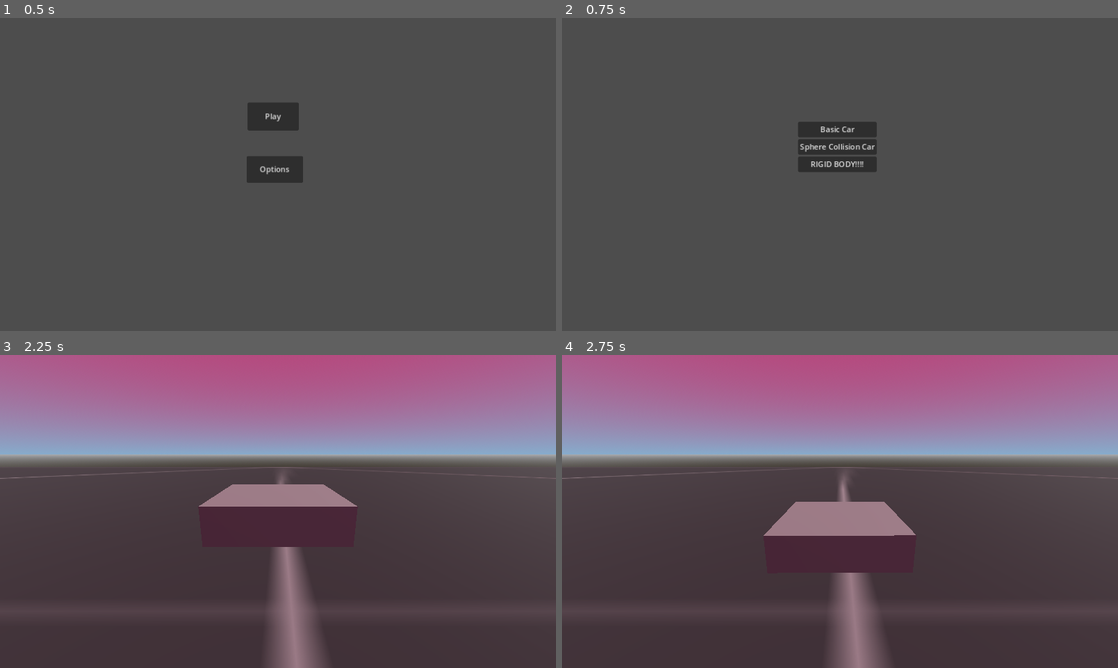
Above: before the commit, frames 1-4 (two rows, left to right).
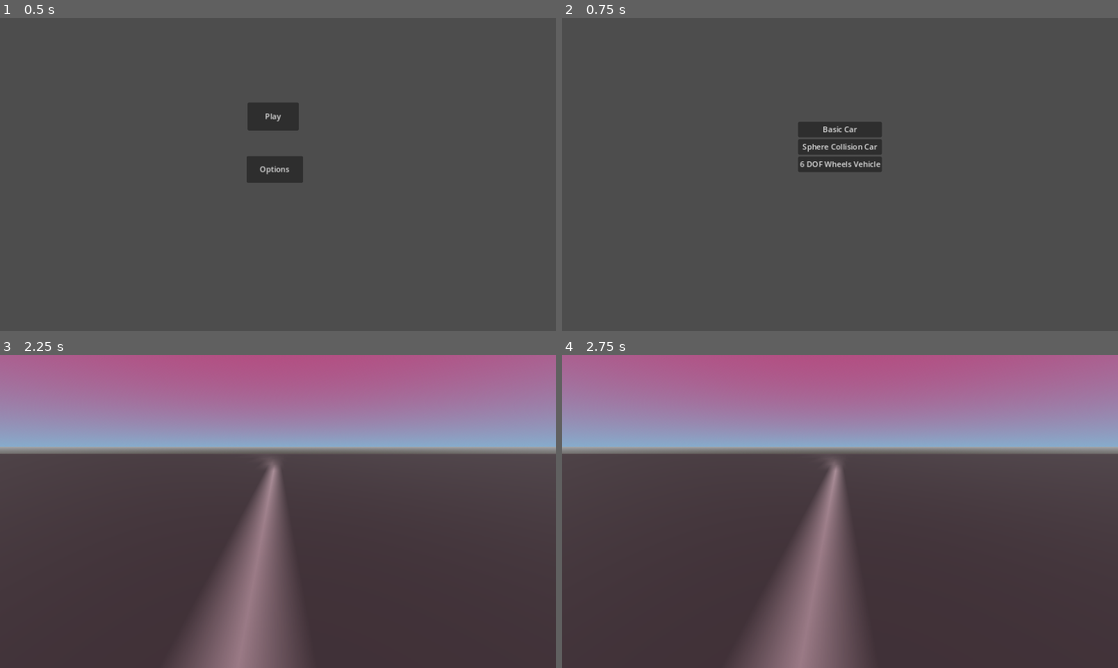
Above: after the commit, the same moments.

Repository: Dgarc359/driving-demo-01
Game: Godot game, scene res://scenes/main.tscn
Same seed, same stepped clock (60 frames per second), same inputs: the game is played once before the commit and once after it.
Inputs (mouse positions are in pixels of both pictures, inside the frame that each line leads up to):
- Up to frame 1 (0.5 s): no input
- Up to frame 2 (0.75 s): click "Play" at 0.5 s
- Up to frame 3 (2.25 s): click (278, 502) at 1.25 s, where only the run after the commit has a clickable "6 DOF Wheels Vehicle"; click "Parking Lot" at 2 s
- Up to frame 4 (2.75 s): no input

Frame 1 is identical in both runs. In frame 2, 0.5% of the frame differs, in the area x 42-58%, y 33-50%; in frame 3, 14%; in frame 4, 15%, in the area x 0-100%, y 29-100%.

Commit message:
update rigid car so far and add camera to main car

Diff:
--- a/assets/resources/initial_config.tres
+++ b/assets/resources/initial_config.tres
@@ -6,9 +6,9 @@
 [ext_resource type="Script" path="res://scripts/selectable_vehicle.gd" id="3_ye8yw"]
 [ext_resource type="Resource" uid="uid://beprywepenvya" path="res://assets/resources/vehicles/initial_car_implementation.tres" id="4_etiht"]
 [ext_resource type="Resource" uid="uid://bltlivuj7m7d2" path="res://assets/resources/vehicles/sphere_collision_box_car.tres" id="5_m2xrj"]
-[ext_resource type="Resource" uid="uid://5sai0wlatrn0" path="res://assets/resources/vehicles/rigid_body.tres" id="6_wfsxr"]
+[ext_resource type="Resource" uid="uid://c5tdm1wto0y84" path="res://assets/resources/vehicles/6_dof_vehicle.tres" id="6_2a7ki"]
 
 [resource]
 script = ExtResource("1_elm6f")
 available_maps = Array[PackedScene]([ExtResource("2_r60cp"), ExtResource("1_agckq")])
-available_vehicles = Array[ExtResource("3_ye8yw")]([ExtResource("4_etiht"), ExtResource("5_m2xrj"), ExtResource("6_wfsxr")])
+available_vehicles = Array[ExtResource("3_ye8yw")]([ExtResource("4_etiht"), ExtResource("5_m2xrj"), ExtResource("6_2a7ki")])
--- /dev/null
+++ b/assets/resources/vehicles/6_dof_vehicle.tres
@@ -0,0 +1,10 @@
+[gd_resource type="Resource" script_class="SelectableVehicle" load_steps=3 format=3 uid="uid://c5tdm1wto0y84"]
+
+[ext_resource type="Script" path="res://scripts/selectable_vehicle.gd" id="1_g81uc"]
+[ext_resource type="PackedScene" uid="uid://kv088k6lqa8u" path="res://scenes/vehicles/six_dof_vehicle_controller.tscn" id="2_07fk1"]
+
+[resource]
+script = ExtResource("1_g81uc")
+display_name = "6 DOF Wheels Vehicle"
+description = ""
+vehicle_scene = ExtResource("2_07fk1")
--- a/scenes/parking_lot.tscn
+++ b/scenes/parking_lot.tscn
@@ -6,7 +6,15 @@
 [sub_resource type="StandardMaterial3D" id="StandardMaterial3D_3253l"]
 albedo_texture = ExtResource("2_llr5c")
 
+[sub_resource type="PhysicsMaterial" id="PhysicsMaterial_bbiep"]
+friction = 0.5
+
 [node name="parking-lot" instance=ExtResource("1_kupce")]
 
 [node name="Cube" parent="." index="0"]
+layers = 3
 material_override = SubResource("StandardMaterial3D_3253l")
+
+[node name="StaticBody3D" parent="Cube" index="0"]
+collision_layer = 3
+physics_material_override = SubResource("PhysicsMaterial_bbiep")
--- a/scenes/vehicles/car-controller.tscn
+++ b/scenes/vehicles/car-controller.tscn
@@ -12,17 +12,20 @@
 radius = 0.2772
 height = 1.07965
 
-[node name="Car-controller" type="CharacterBody3D"]
+[node name="Car-controller" type="CharacterBody3D" node_paths=PackedStringArray("pivot")]
 transform = Transform3D(1, 0, -1.39091e-08, 0, 1, 0, 1.39091e-08, 0, 1, 0, 0, 0)
 script = ExtResource("1_ydyb0")
 s = SubResource("Curve_wimb7")
+pivot = NodePath("CameraOrigin")
 
 [node name="CollisionShape3D" type="CollisionShape3D" parent="."]
 transform = Transform3D(-2.88103e-08, -1, 6.70552e-08, 0, 6.70552e-08, 1, -1, 2.88103e-08, -9.32677e-16, 0, 0.243695, 0)
 shape = SubResource("CapsuleShape3D_thmew")
 
-[node name="Camera3D" type="Camera3D" parent="."]
-transform = Transform3D(-2.85839e-08, -0.173648, 0.984808, -2.58756e-09, 0.984808, 0.173648, -1, 2.41529e-09, -2.8599e-08, 2.39152, 1.6114, -3.32639e-08)
+[node name="CameraOrigin" type="Node3D" parent="."]
+
+[node name="Camera3D" type="Camera3D" parent="CameraOrigin"]
+transform = Transform3D(-2.85839e-08, -0.173648, 0.984808, -2.58756e-09, 0.984808, 0.173648, -1, 2.41529e-09, -2.8599e-08, 3.06275, 2.21334, -4.26001e-08)
 
 [node name="vehicle-suv3" parent="." instance=ExtResource("2_na47f")]
 
--- a/scenes/vehicles/rigid_body_controller.tscn
+++ b/scenes/vehicles/rigid_body_controller.tscn
@@ -1,7 +1,6 @@
-[gd_scene load_steps=6 format=3 uid="uid://unnxntlps2q8"]
+[gd_scene load_steps=5 format=3 uid="uid://unnxntlps2q8"]
 
 [ext_resource type="Script" path="res://scripts/rigid_car.gd" id="1_qn6jt"]
-[ext_resource type="Script" path="res://scripts/wheel_ray_cast_2.gd" id="2_s08y1"]
 [ext_resource type="Script" path="res://scripts/free_look_camera.gd" id="3_fhdvg"]
 
 [sub_resource type="BoxShape3D" id="BoxShape3D_qv666"]
@@ -19,22 +18,6 @@
 transform = Transform3D(1, 0, 0, 0, 1, 0, 0, 0, 1, 0, 0.420106, 0)
 shape = SubResource("BoxShape3D_qv666")
 
-[node name="WheelBR" type="RayCast3D" parent="RigidBody3D" groups=["logger"]]
-transform = Transform3D(1, 0, 0, 0, 1, 0, 0, 0, 1, 0.496068, 0.315577, 0.497245)
-script = ExtResource("2_s08y1")
-
-[node name="WheelFR" type="RayCast3D" parent="RigidBody3D"]
-transform = Transform3D(1, 0, 0, 0, 1, 0, 0, 0, 1, 0.49687, 0.315577, -0.497011)
-script = ExtResource("2_s08y1")
-
-[node name="WheelFL" type="RayCast3D" parent="RigidBody3D"]
-transform = Transform3D(1, 0, 0, 0, 1, 0, 0, 0, 1, -0.49051, 0.315577, -0.492584)
-script = ExtResource("2_s08y1")
-
-[node name="WheelBL" type="RayCast3D" parent="RigidBody3D"]
-transform = Transform3D(1, 0, 0, 0, 1, 0, 0, 0, 1, -0.495807, 0.315577, 0.503268)
-script = ExtResource("2_s08y1")
-
 [node name="MeshInstance3D" type="MeshInstance3D" parent="RigidBody3D"]
 transform = Transform3D(1, 0, 0, 0, 0.275184, 0, 0, 0, 1, 0, 0.425458, 0)
 layers = 2
--- /dev/null
+++ b/scenes/vehicles/rigid_wheel.tscn
@@ -0,0 +1,21 @@
+[gd_scene load_steps=3 format=3 uid="uid://b00uwlb22ohhm"]
+
+[sub_resource type="CylinderShape3D" id="CylinderShape3D_qqjj6"]
+height = 0.173275
+radius = 0.219793
+
+[sub_resource type="CylinderMesh" id="CylinderMesh_54jxr"]
+top_radius = 0.22
+bottom_radius = 0.22
+height = 0.173
+
+[node name="RigidBody3D" type="RigidBody3D"]
+transform = Transform3D(1, 0, 0, 0, 1, -2.0845e-22, 0, -1.96544e-22, 1, 0, 2.98023e-08, 0.519828)
+lock_rotation = true
+freeze_mode = 1
+
+[node name="CollisionShape3D" type="CollisionShape3D" parent="."]
+shape = SubResource("CylinderShape3D_qqjj6")
+
+[node name="MeshInstance3D" type="MeshInstance3D" parent="."]
+mesh = SubResource("CylinderMesh_54jxr")
--- /dev/null
+++ b/scenes/vehicles/six_dof_vehicle_controller.tscn
@@ -0,0 +1,76 @@
+[gd_scene load_steps=11 format=3 uid="uid://kv088k6lqa8u"]
+
+[ext_resource type="PackedScene" uid="uid://ctgj7yg2027vc" path="res://scenes/vehicles/six_dof_wheel.tscn" id="1_e5py2"]
+[ext_resource type="Script" path="res://scripts/6_dof_vehicle_controller.gd" id="1_juwwo"]
+[ext_resource type="Texture2D" uid="uid://bwg6w4w4xxu7k" path="res://assets/texture/texture_01.png" id="2_tsebc"]
+[ext_resource type="Texture2D" uid="uid://5qd8fnyxspfm" path="res://assets/texture/orange_texture_02.png" id="3_vg5qc"]
+[ext_resource type="Texture2D" uid="uid://vvrblej5okrl" path="res://assets/texture/g_texture_02.png" id="4_cpcm0"]
+
+[sub_resource type="BoxShape3D" id="BoxShape3D_uyywo"]
+size = Vector3(1, 0.2, 1)
+
+[sub_resource type="BoxMesh" id="BoxMesh_vxqug"]
+size = Vector3(1, 0.2, 1)
+
+[sub_resource type="StandardMaterial3D" id="StandardMaterial3D_l7nod"]
+albedo_texture = ExtResource("2_tsebc")
+
+[sub_resource type="StandardMaterial3D" id="StandardMaterial3D_1ppk4"]
+albedo_texture = ExtResource("3_vg5qc")
+
+[sub_resource type="StandardMaterial3D" id="StandardMaterial3D_sv5nf"]
+albedo_texture = ExtResource("4_cpcm0")
+
+[node name="SixDofVehicleController" type="Node3D"]
+
+[node name="Chassis" type="RigidBody3D" parent="." node_paths=PackedStringArray("pivot")]
+center_of_mass_mode = 1
+center_of_mass = Vector3(0, -0.5, 0)
+script = ExtResource("1_juwwo")
+pivot = NodePath("../CameraOrigin")
+
+[node name="CollisionShape3D" type="CollisionShape3D" parent="Chassis"]
+transform = Transform3D(1, 0, 0, 0, 1, 0, 0, 0, 1, 0, 0.30835, 0)
+shape = SubResource("BoxShape3D_uyywo")
+
+[node name="MeshInstance3D" type="MeshInstance3D" parent="Chassis"]
+transform = Transform3D(1, 0, 0, 0, 1, 0, 0, 0, 1, 0, 0.30835, 0)
+mesh = SubResource("BoxMesh_vxqug")
+
+[node name="SixDofWheel" parent="Chassis" instance=ExtResource("1_e5py2")]
+transform = Transform3D(-4.37114e-08, 0, -1, 0, 1, 0, 1, 0, -4.37114e-08, 0.494112, -0.180024, -0.494112)
+node_a = NodePath("..")
+
+[node name="MeshInstance3D" parent="Chassis/SixDofWheel/Wheel" index="1"]
+material_override = SubResource("StandardMaterial3D_l7nod")
+
+[node name="SixDofWheel2" parent="Chassis" instance=ExtResource("1_e5py2")]
+transform = Transform3D(-4.37114e-08, 0, -1, 0, 1, 0, 1, 0, -4.37114e-08, 0.494112, -0.180024, 0.505888)
+node_a = NodePath("..")
+
+[node name="MeshInstance3D" parent="Chassis/SixDofWheel2/Wheel" index="1"]
+material_override = SubResource("StandardMaterial3D_1ppk4")
+
+[node name="SixDofWheel3" parent="Chassis" instance=ExtResource("1_e5py2")]
+transform = Transform3D(-4.37114e-08, 0, -1, 0, 1, 0, 1, 0, -4.37114e-08, -0.505888, -0.180024, -0.494112)
+node_a = NodePath("..")
+
+[node name="MeshInstance3D" parent="Chassis/SixDofWheel3/Wheel" index="1"]
+material_override = SubResource("StandardMaterial3D_sv5nf")
+
+[node name="SixDofWheel4" parent="Chassis" instance=ExtResource("1_e5py2")]
+transform = Transform3D(-4.37114e-08, 0, -1, 0, 1, 0, 1, 0, -4.37114e-08, -0.505888, -0.180024, 0.505888)
+node_a = NodePath("..")
+
+[node name="CameraOrigin" type="Node3D" parent="."]
+
+[node name="SpringArm3D" type="SpringArm3D" parent="CameraOrigin"]
+spring_length = 2.0
+margin = 0.5
+
+[node name="Camera3D" type="Camera3D" parent="CameraOrigin/SpringArm3D"]
+transform = Transform3D(-1, -4.79616e-14, -8.74228e-08, -2.64486e-08, 0.953138, 0.302536, 8.3326e-08, 0.302536, -0.953138, 0, 0.391357, -1.69429)
+
+[editable path="Chassis/SixDofWheel"]
+[editable path="Chassis/SixDofWheel2"]
+[editable path="Chassis/SixDofWheel3"]
--- /dev/null
+++ b/scenes/vehicles/six_dof_wheel.tscn
@@ -0,0 +1,27 @@
+[gd_scene load_steps=3 format=3 uid="uid://ctgj7yg2027vc"]
+
+[sub_resource type="CylinderShape3D" id="CylinderShape3D_c7ng1"]
+height = 0.2
+radius = 0.2
+
+[sub_resource type="CylinderMesh" id="CylinderMesh_y4wo5"]
+top_radius = 0.2
+bottom_radius = 0.2
+height = 0.2
+
+[node name="SixDofWheel" type="Generic6DOFJoint3D"]
+node_b = NodePath("Wheel")
+linear_limit_y/upper_distance = -0.25
+linear_limit_y/lower_distance = -0.38
+linear_limit_y/softness = 1.38
+linear_limit_y/damping = 1.87
+linear_spring_y/enabled = true
+
+[node name="Wheel" type="RigidBody3D" parent="."]
+transform = Transform3D(1, 0, 0, 0, -0.00729544, -0.999973, 0, 0.999973, -0.00729544, 0, 0, 0)
+
+[node name="CollisionShape3D" type="CollisionShape3D" parent="Wheel"]
+shape = SubResource("CylinderShape3D_c7ng1")
+
+[node name="MeshInstance3D" type="MeshInstance3D" parent="Wheel"]
+mesh = SubResource("CylinderMesh_y4wo5")
--- /dev/null
+++ b/scripts/6_dof_vehicle_controller.gd
@@ -0,0 +1,26 @@
+extends RigidBody3D
+
+@export var pivot: Node3D
+
+@export var mouse_sensivity = 0.5
+
+func _ready():
+	Input.mouse_mode = Input.MOUSE_MODE_CAPTURED
+
+
+func _input(event):
+	pass
+	if event is InputEventMouseMotion:
+		#rotate_y(deg_to_rad(-event.relative.x * mouse_sensivity))
+		#pivot.rotate_x(deg_to_rad(event.relative.y * mouse_sensivity))
+		pivot.rotate_y(deg_to_rad(event.relative.x * mouse_sensivity))
+		pivot.rotation.x = clamp(pivot.rotation.x, deg_to_rad(-90), deg_to_rad(45))
+
+
+func _physics_process(delta: float) -> void:
+	var input_dir := Input.get_vector("ui_left", "ui_right", "ui_up", "ui_down")
+	var direction := (transform.basis * Vector3(input_dir.x, 0, input_dir.y)).normalized()
+
+	apply_impulse(direction)
+
+	pass
--- a/scripts/car_controller.gd
+++ b/scripts/car_controller.gd
@@ -26,6 +26,17 @@
 @onready var ACCELERATION: float = 0.2
 
 @onready var VEHICLE_MODEL: Node3D = $"vehicle-suv3"
+
+@export var pivot: Node3D
+
+@export var mouse_sensivity = 0.5
+
+func _ready():
+	Input.mouse_mode = Input.MOUSE_MODE_CAPTURED
+
+func _input(event):
+	if event is InputEventMouseMotion:
+		pivot.rotate_y(deg_to_rad(-event.relative.x * mouse_sensivity))
 
 
 func get_ray_x_basis(ray: RayCast3D):
--- a/scripts/rigid_car.gd
+++ b/scripts/rigid_car.gd
@@ -17,19 +17,20 @@
 
 func _ready():
 	# https://en.wikipedia.org/wiki/Weight#Gravitational_definition
-	var gravity = ProjectSettings.get_setting("physics/3d/default_gravity")
-	var weight: float = mass * gravity
-	print('gravity ', gravity)
-	print('mass ', mass)
-	wheel_fl.init_suspension(weight / 4, max_spring_length, spring_stiffness, spring_damping)
-	wheel_fr.init_suspension(weight / 4, max_spring_length, spring_stiffness, spring_damping)
-	wheel_bl.init_suspension(weight / 4, max_spring_length, spring_stiffness, spring_damping)
-	wheel_br.init_suspension(weight / 4, max_spring_length, spring_stiffness, spring_damping)
+	#var gravity = ProjectSettings.get_setting("physics/3d/default_gravity")
+	#var weight: float = mass * gravity
+	#print('gravity ', gravity)
+	#print('mass ', mass)
+	#wheel_fl.init_suspension(weight / 4, max_spring_length, spring_stiffness, spring_damping)
+	#wheel_fr.init_suspension(weight / 4, max_spring_length, spring_stiffness, spring_damping)
+	#wheel_bl.init_suspension(weight / 4, max_spring_length, spring_stiffness, spring_damping)
+	#wheel_br.init_suspension(weight / 4, max_spring_length, spring_stiffness, spring_damping)
+	pass
 
 func _physics_process(delta: float) -> void:
-	var vehicle_rotation = Quaternion(transform.basis)
-	wheel_fl.apply_spring_force(delta, self, vehicle_rotation)
-	wheel_fr.apply_spring_force(delta, self, vehicle_rotation)
-	wheel_bl.apply_spring_force(delta, self, vehicle_rotation)
-	wheel_br.apply_spring_force(delta, self, vehicle_rotation)
+	#var vehicle_rotation = Quaternion(transform.basis)
+	#wheel_fl.apply_spring_force(delta, self, vehicle_rotation)
+	#wheel_fr.apply_spring_force(delta, self, vehicle_rotation)
+	#wheel_bl.apply_spring_force(delta, self, vehicle_rotation)
+	#wheel_br.apply_spring_force(delta, self, vehicle_rotation)
 	pass
--- /dev/null
+++ b/scripts/spring_arm_wheel.gd
@@ -0,0 +1,9 @@
+extends SpringArm3D
+@onready var rigid_body_3d: RigidBody3D = $RigidBody3D
+
+
+# Called when the node enters the scene tree for the first time.
+func _ready() -> void:
+	add_excluded_object(rigid_body_3d.get_rid())
+
+	pass # Replace with function body.
Binary file added: assets/texture/black_texture_02.png
Not shown, added: assets/texture/black_texture_02.png.import
Binary file added: assets/texture/g_texture_02.png
Not shown, added: assets/texture/g_texture_02.png.import
Binary file added: assets/texture/orange_texture_02.png
Not shown, added: assets/texture/orange_texture_02.png.import
Not shown: 1 places in scenes/parking_lot.tscn that only renumber resources
